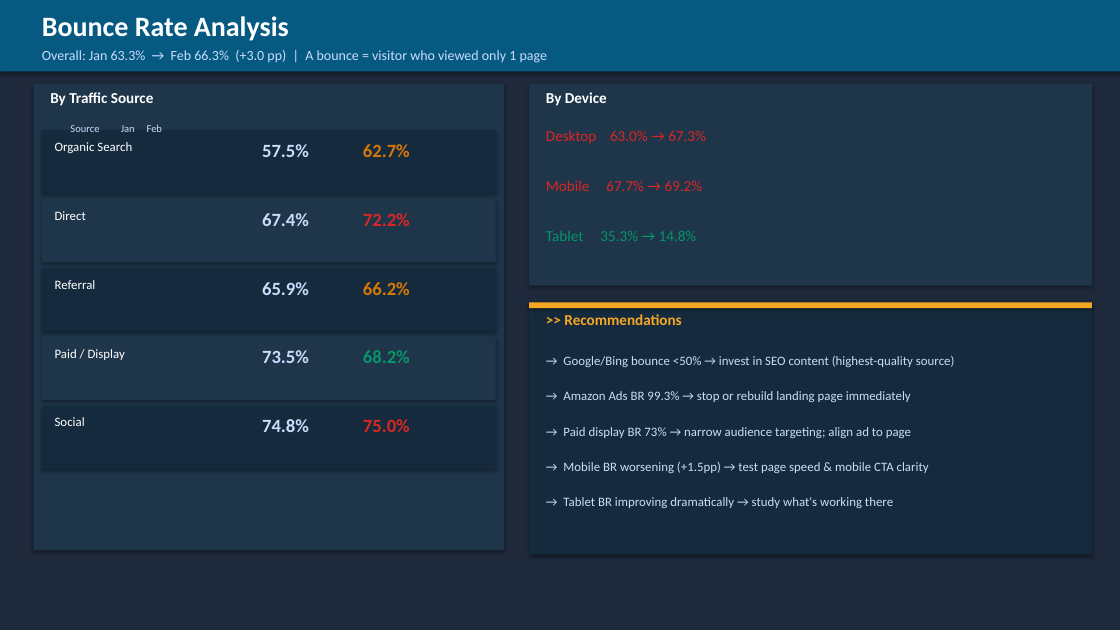
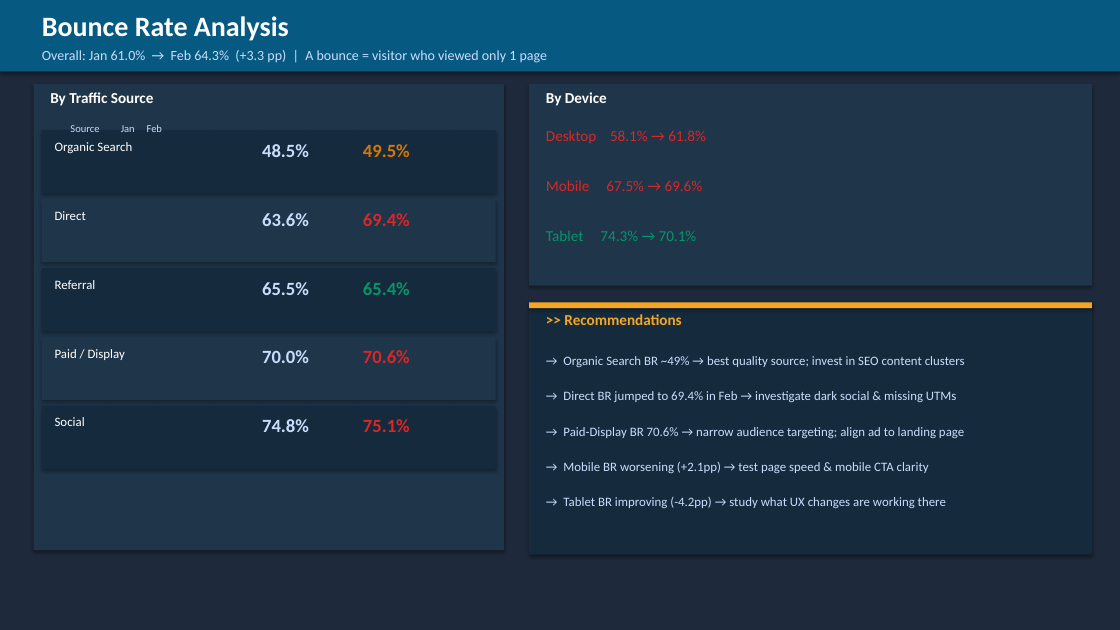
Before and after one commit to durgaguthi/AI, a slide deck: slide 5 of webanalytics/Solidigm_Analytics_Report_JanFeb_FY26.pptx. Drawn at 1120x630 pixels with LibreOffice and Linux fonts; fonts in the diff are those of the drawing. Boxes give left, top, right and bottom in pixels: in the first picture for what was removed or moved away, otherwise in the second. Text is boxed around its words. In the diff, an @@ line names an element or a change of style, - is before the commit and + after.

```diff
--- a/webanalytics/Solidigm_Analytics_Report_JanFeb_FY26.pptx
+++ b/webanalytics/Solidigm_Analytics_Report_JanFeb_FY26.pptx
@@ text at bbox=[42, 50, 547, 63]: text changed @@
-Overall: Jan 63.3% → Feb 66.3% (+3.0 pp) | A bounce = visitor who viewed only 1 page
+Overall: Jan 61.0% → Feb 64.3% (+3.3 pp) | A bounce = visitor who viewed only 1 page
@@ text at bbox=[262, 144, 309, 157]: text changed @@
-57.5%
+48.5%
@@ text at bbox=[363, 144, 410, 157]: text changed @@
-62.7%
+49.5%
@@ text at bbox=[546, 130, 706, 144]: text changed @@
-Desktop 63.0% → 67.3%
+Desktop 58.1% → 61.8%
@@ text at bbox=[546, 180, 703, 191]: text changed @@
-Mobile 67.7% → 69.2%
+Mobile 67.5% → 69.6%
@@ text at bbox=[262, 213, 309, 226]: text changed @@
-67.4%
+63.6%
@@ text at bbox=[363, 213, 410, 226]: text changed @@
-72.2%
+69.4%
@@ text at bbox=[546, 231, 697, 241]: text changed @@
-Tablet 35.3% → 14.8%
+Tablet 74.3% → 70.1%
@@ text at bbox=[262, 282, 309, 295]: text changed @@
-65.9%
+65.5%
@@ text at bbox=[363, 282, 410, 295]: text changed; text colour #D97706 to #059669 @@
-66.2%
+65.4%
@@ text at bbox=[262, 350, 309, 363]: text changed @@
-73.5%
+70.0%
@@ text at bbox=[363, 350, 410, 363]: text changed; text colour #059669 to #DC2626 @@
-68.2%
+70.6%
@@ text at bbox=[563, 356, 965, 367]: text changed @@
-→ Google/Bing bounce <50% → invest in SEO content (highest-quality source)
+→ Organic Search BR ~49% → best quality source; invest in SEO content clusters
@@ text at bbox=[363, 419, 410, 432]: text changed @@
-75.0%
+75.1%
@@ text at bbox=[563, 391, 957, 402]: text changed @@
-→ Amazon Ads BR 99.3% → stop or rebuild landing page immediately
+→ Direct BR jumped to 69.4% in Feb → investigate dark social & missing UTMs
@@ text at bbox=[563, 427, 964, 438]: text changed @@
-→ Paid display BR 73% → narrow audience targeting; align ad to page
+→ Paid-Display BR 70.6% → narrow audience targeting; align ad to landing page
@@ text at bbox=[563, 462, 929, 473]: text changed @@
-→ Mobile BR worsening (+1.5pp) → test page speed & mobile CTA clarity
+→ Mobile BR worsening (+2.1pp) → test page speed & mobile CTA clarity
@@ text at bbox=[563, 497, 946, 508]: text changed @@
-→ Tablet BR improving dramatically → study what's working there
+→ Tablet BR improving (-4.2pp) → study what UX changes are working there
```
Also in this commit, not shown: 10 other slides changed, 1 other file.
